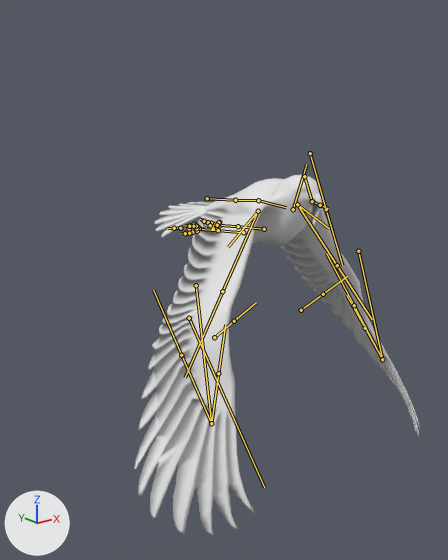
The FBX model Levels/TestLevel/falcon.fbx, before and after one commit.
Rendered twice from a camera (50 mm lens) standing at (-0.1065, -0.1076, 0.0322) and looking at (-0.0073, 0.0164, -0.0174). Lighting does not change. The marker at lower left points along +X, +Y and +Z. Both versions are drawn at frame 1 of the action 'Flap_Wings_Cycle.003'; the numbers are the values there. The bones that bend it are drawn over the model as lines.

Names of what the first picture shows: 'Body'.
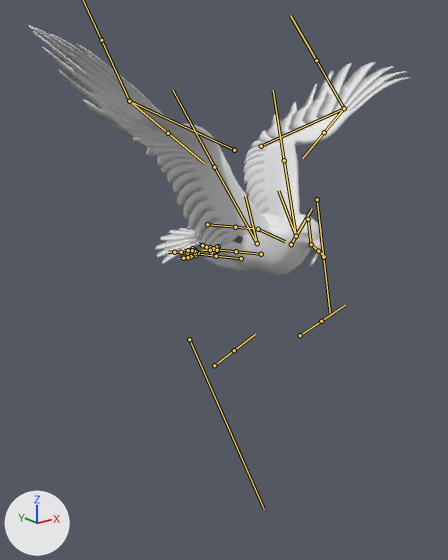
Where the change shows, as pixel boxes (x1, y1, x2, y2) in the pictures (448 x 560 px):
'Body', posed (34% wider, 30% shorter): before (134, 175, 420, 535); after (28, 25, 412, 276)
bone 'Full Control', root to tip: before (189, 318) to (264, 487); after (189, 339) to (264, 509)
bone 'Upper Back', root to tip: before (258, 200) to (286, 207); after (258, 229) to (285, 241)
bone 'Head', root to tip: before (293, 209) to (306, 164); after (291, 244) to (312, 208)
bone 'Upper Leg.L', root to tip: before (264, 229) to (238, 226); after (261, 254) to (236, 251)
bone 'Upper Wing.L', root to tip: before (297, 204) to (329, 228); after (296, 236) to (278, 190)
bone 'Lower Wing.L', root to tip: before (358, 251) to (382, 359); after (261, 146) to (344, 108)
bone 'Upper Leg.R', root to tip: before (243, 232) to (218, 230); after (241, 258) to (216, 256)
bone 'Upper Wing.R', root to tip: before (258, 211) to (228, 247); after (257, 243) to (245, 196)
bone 'Lower Wing.R', root to tip: before (196, 285) to (211, 423); after (234, 150) to (129, 101)

The edits, one by one:
Bone 'Full Control' (bone_full_control) moves from (0.0, 0.0, -2.26) to (0.0, 0.0, -1.51).
Bone 'Upper Back' (bone_upper_back) turns from (6, 0, 0) to (0, 0, 0) degrees about its own x, y and z.
Bone 'Head' (bone_head) turns from (68, 0, 0) to (61, 0, 0) degrees about its own x, y and z.
Bone 'Upper Leg.L' (bone_upper_leg_l) turns from (69, 35, 14) to (61, 36, 12) degrees about its own x, y and z.
Bone 'Upper Wing.L' (bone_upper_wing_l) turns from (70, 33, -34) to (-48, 7, -2) degrees about its own x, y and z.
Bone 'Lower Wing.L' (bone_lower_wing_l) turns from (-17, 4, -21) to (-22, -14, -50) degrees about its own x, y and z.
Bone 'Upper Leg.R' (bone_upper_leg_r) turns from (51, -8, -52) to (47, -13, -47) degrees about its own x, y and z.
Bone 'Upper Wing.R' (bone_upper_wing_r) turns from (-50, 22, 63) to (8, -3, -52) degrees about its own x, y and z.
Bone 'Lower Wing.R' (bone_lower_wing_r) turns from (32, -6, -3) to (53, 8, -10) degrees about its own x, y and z.
